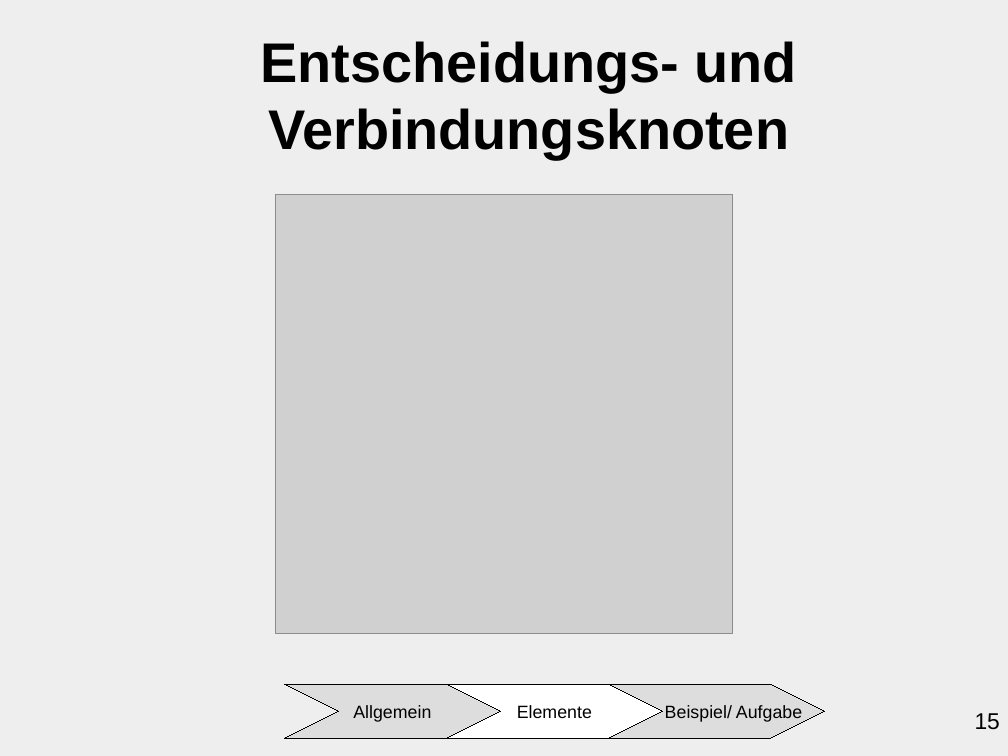
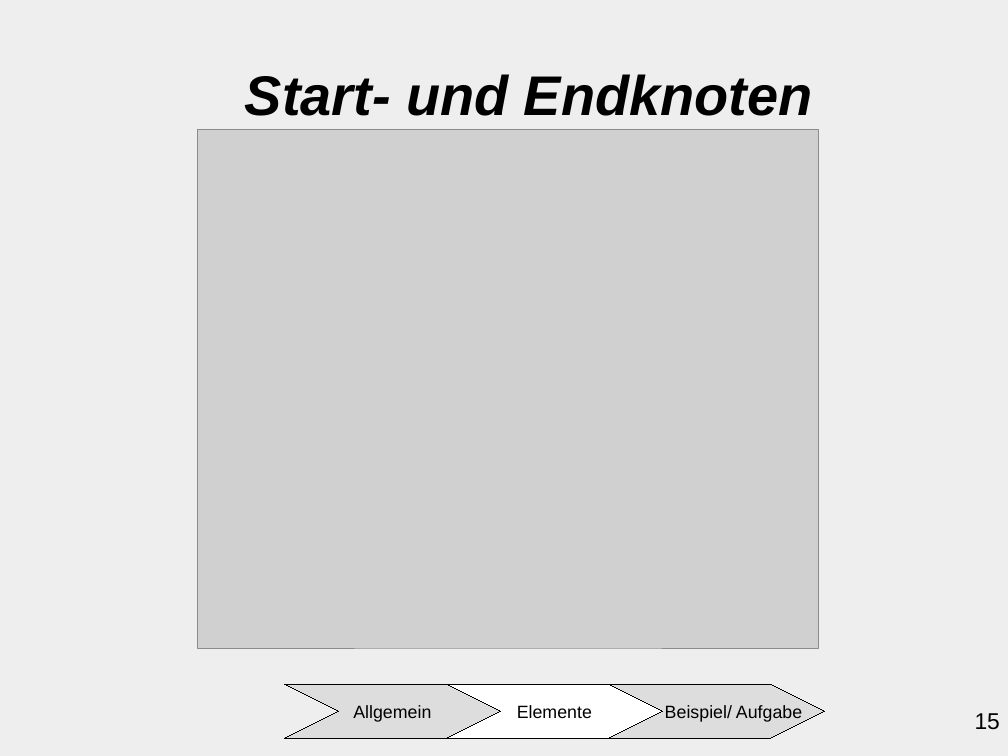
Before and after one commit to ChristianMarzianGithub/VortragAktivitaetsdiagramm, a slide deck: slide 15 of Präsentation Aktivitätsdiagramm/main/AktivitaetsdiagrammCM.odp. Drawn at 1008x756 pixels with LibreOffice and Linux fonts; fonts in the diff are those of the drawing; grey boxes stand for pictures. Boxes give left, top, right and bottom in pixels: in the first picture for what was removed or moved away, otherwise in the second. Text is boxed around its words. In the diff, an @@ line names an element or a change of style, - is before the commit and + after.

```diff
--- a/Präsentation Aktivitätsdiagramm/main/AktivitaetsdiagrammCM.odp
+++ b/Präsentation Aktivitätsdiagramm/main/AktivitaetsdiagrammCM.odp
@@ title at [245,74,812,116]: text changed; italic on @@
-Entscheidungs- und Verbindungsknoten
+Start- und Endknoten
@@ picture: place and size @@
-picture at [275,195,734,635]
+picture at [198,130,820,649]
```
Also in this commit, not shown: 16 other slides changed.
